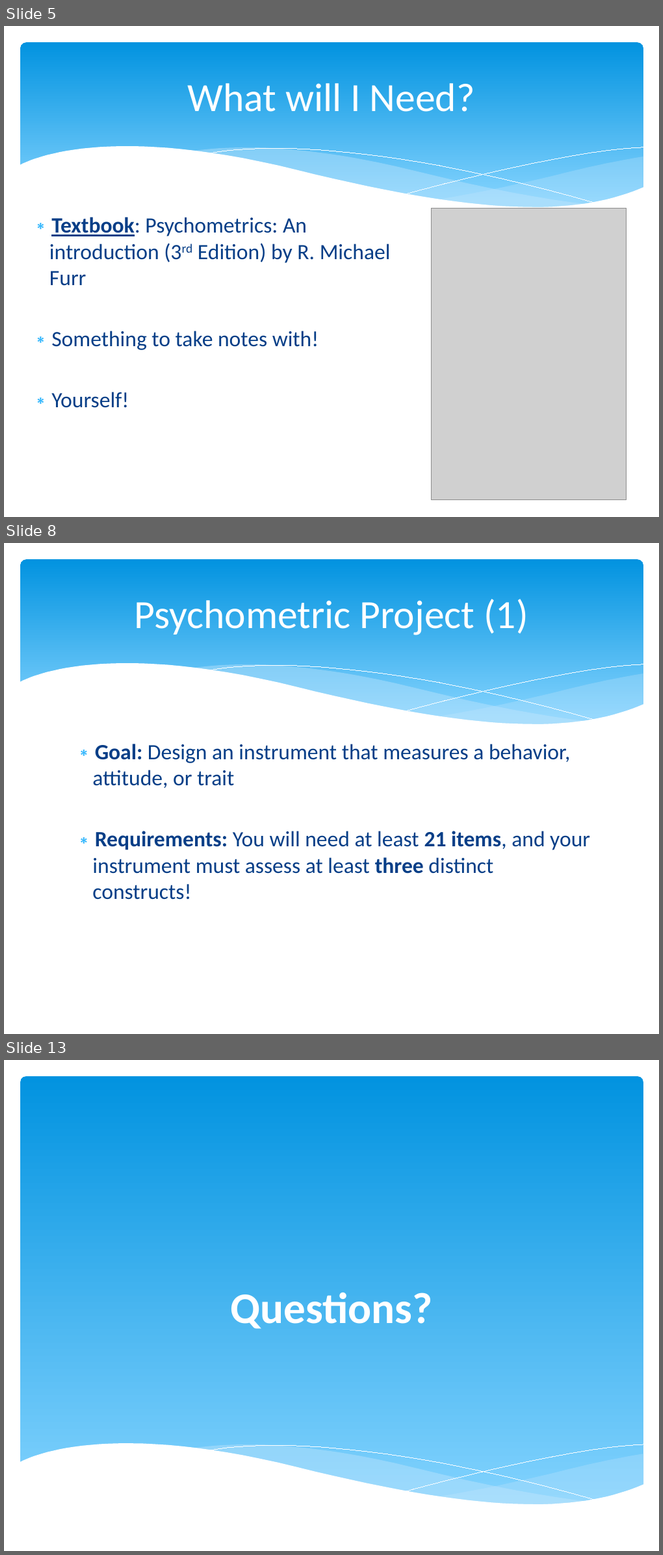
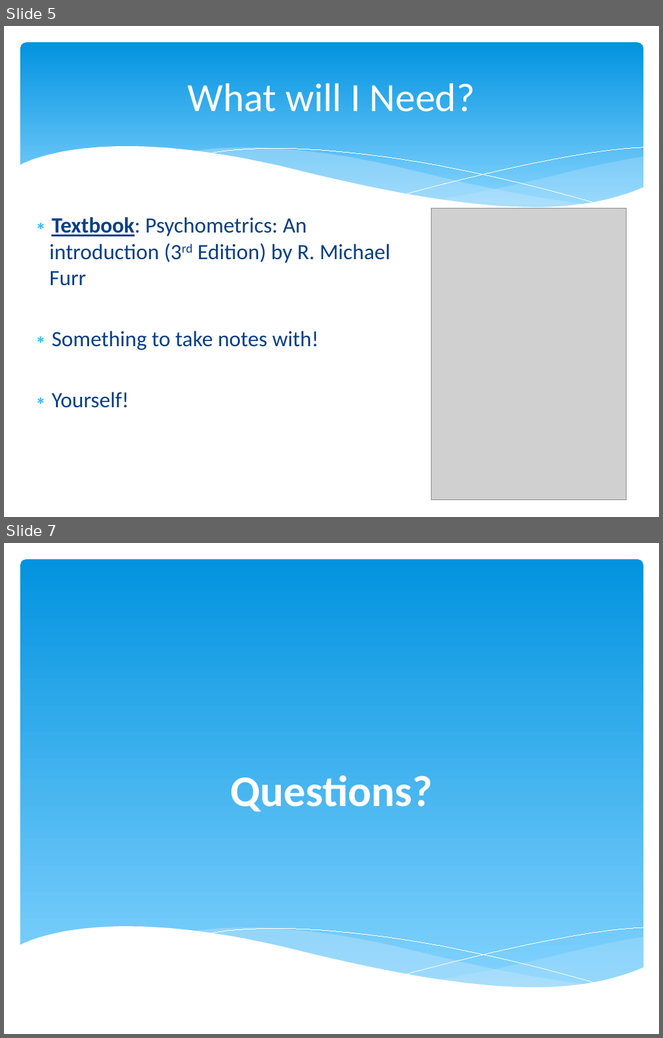
Before and after one commit to npm27/Teaching-Materials, a slide deck: Tests and Eval/Fall 25/Slides/0 First Day Info.pptx. Shown one above the other, each under a label of ours: slides 5, 8 and 13 before the commit, slides 5 and 7 after it; the slides between them are not shown. The pictures are 663x1555 and 663x1038 pixels, drawn with LibreOffice and Linux fonts; fonts in the diff are those of the drawing; grey boxes stand for pictures. Boxes give left, top, right and bottom in pixels: in the first picture for what was removed or moved away, otherwise in the second. Text is boxed around its words. In the diff, an @@ line names an element or a change of style, - is before the commit and + after.

```diff
--- a/Tests and Eval/Fall 25/Slides/0 First Day Info.pptx
+++ b/Tests and Eval/Fall 25/Slides/0 First Day Info.pptx
@@ slide 8 removed at (4,543,659,1034), background #FFFFFF; not listed: 6 template elements that a slide beside it also shows @@
@@ title removed at (134,599,528,635) @@
-Psychometric Project (1)
@@ text removed at (92,744,590,900) @@
-∗ Goal: Design an instrument that measures a behavior, attitude, or trait
-∗ Requirements: You will need at least 21 items, and your instrument must assess at least three distinct constructs!
@@ what was slide 13 is now slide 7 @@
```
Also in this commit, not shown: 2 slides changed, 5 other slides removed, 27 other files.
